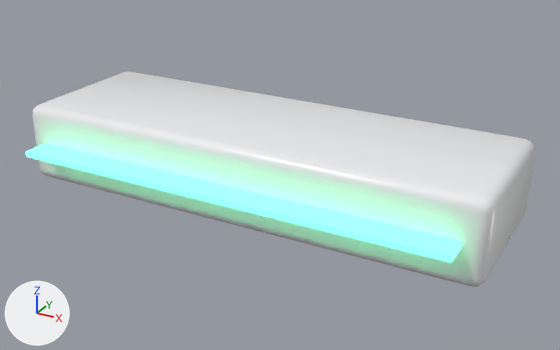
What one commit did to the glTF model assets/models/panneau_sortie.glb.
Camera for both pictures: a 50 mm camera at (0.265, -0.495, 0.221) aimed at (0.013, -0.037, -0.008). Every picture has the same lights, and +X, +Y and +Z are marked at lower left. The older version comes first. Vertices at exactly the same position are counted once.

In view in the first picture: 'panneau_sortie'.
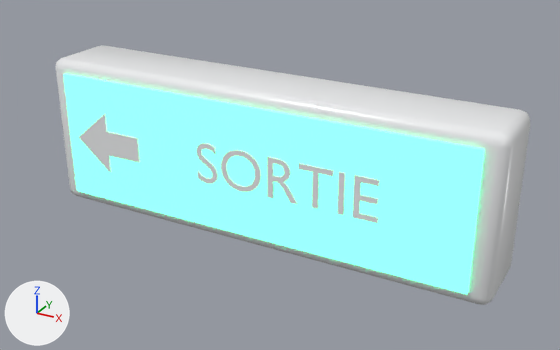
What differs and where, as boxes (x1, y1, x2, y2) in the pictures (560 x 350 px; the box of a moved part takes in the faces that stretch with it):
'panneau_sortie', reshaped (7% narrower, 20% taller)
    before: (26, 71, 535, 287)
    after: (56, 45, 530, 305)
part 1 of me_panneau_sortie, moved or reshaped
    before: (26, 143, 462, 263)
    after: (63, 74, 485, 295)
part 2 of me_panneau_sortie, moved or reshaped
    before: (128, 71, 534, 146)
    after: (103, 45, 530, 118)
part 3 of me_panneau_sortie, moved or reshaped
    before: (40, 169, 526, 287)
    after: (70, 189, 511, 305)
part 4 of me_panneau_sortie, moved or reshaped
    before: (32, 71, 535, 280)
    after: (56, 45, 530, 299)

The change in detail:
me_panneau_sortie is used by ob_panneau_sortie; location (0.0, 0.0, 0.0).
me_panneau_sortie had 790 vertices, 1552 faces and spanned x -0.18..0.18, y -0.111..0.03, z -0.03..0.03.
me_panneau_sortie now has 790 vertices, 1552 faces and spans x -0.18..0.18, y -0.064..0.0, z -0.06..0.06.
me_panneau_sortie part 1: the loose piece of 8 vertices spanning x -0.165..0.165, y -0.111..-0.01, z -0.002..0.002 is scaled about its middle by (1, 0.04, 25).
me_panneau_sortie part 2: all 24 vertices in x -0.18..0.18, y 0.022..0.03, z 0.022..0.03 are moved by (0.0, -0.03, 0.03).
me_panneau_sortie part 3: all 24 vertices in x -0.18..0.18, y -0.09..-0.082, z -0.03..-0.022 are moved by (0.0, 0.03, -0.03).
me_panneau_sortie part 4: all 24 vertices in x -0.18..0.18, y -0.09..-0.082, z 0.022..0.03 are moved by (0.0, 0.03, 0.03).
Other edits to the shape of me_panneau_sortie do not show in these pictures.
